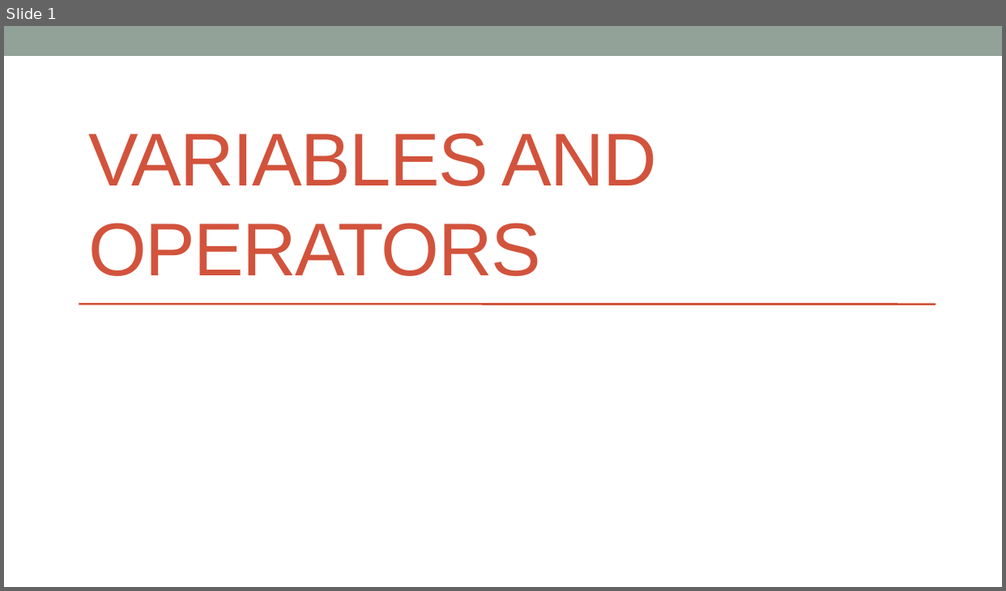
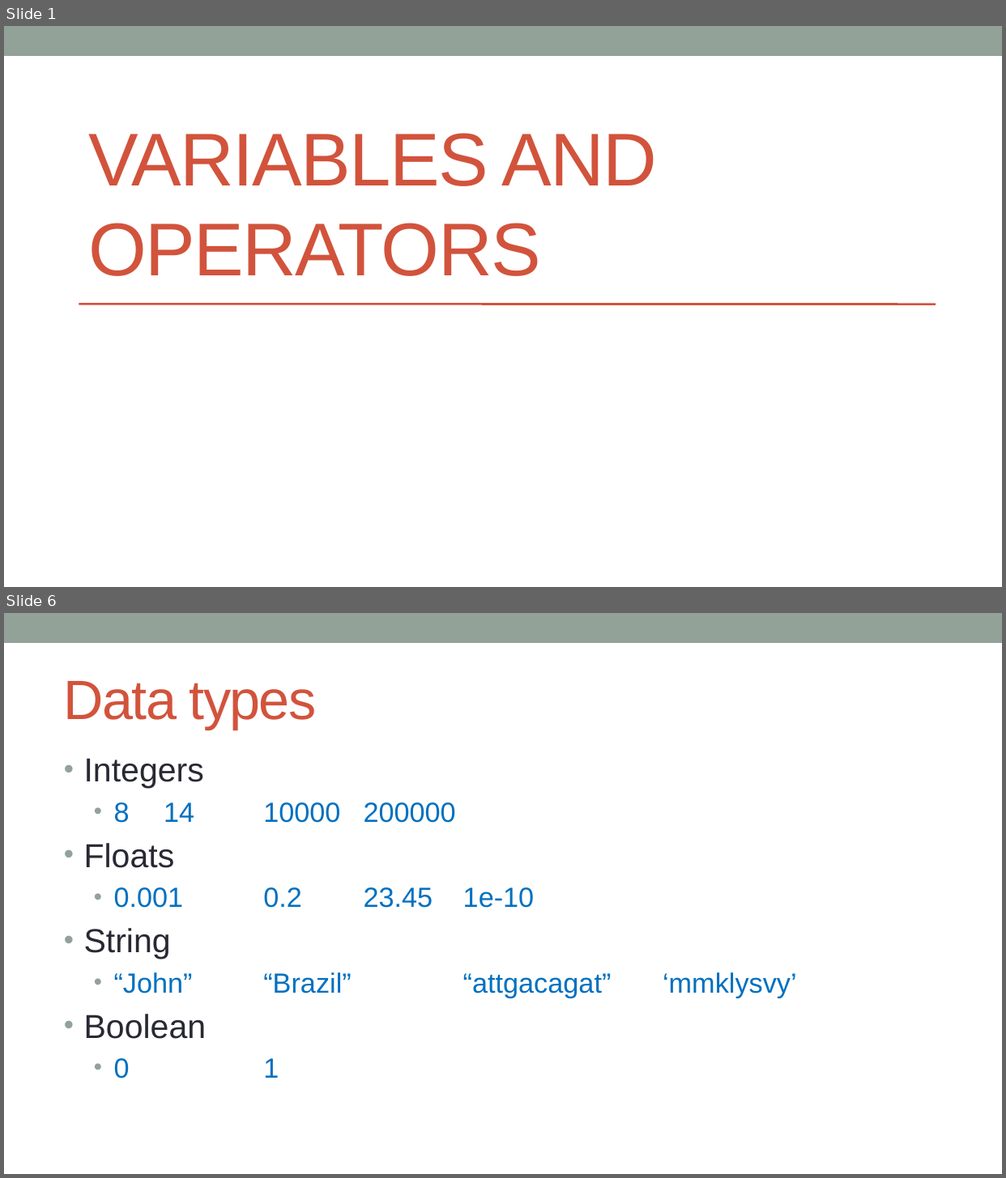
Before and after one commit to kanhu-pcr-code/bioinfo-PERL-course, a slide deck: PPTs/Variables and operators.pptx. Shown one above the other, each under a label of ours: slide 1 before the commit, slides 1 and 6 after it; the slides between them are not shown. The pictures are 1006x591 and 1006x1178 pixels, drawn with LibreOffice and Linux fonts; fonts in the diff are those of the drawing. Boxes give left, top, right and bottom in pixels: in the first picture for what was removed or moved away, otherwise in the second. Text is boxed around its words. In the diff, an @@ line names an element or a change of style, - is before the commit and + after.

```diff
--- a/PPTs/Variables and operators.pptx
+++ b/PPTs/Variables and operators.pptx
@@ slide 6 added at (4,613,1002,1174), background #FFFFFF; not listed: 1 template element that a slide beside it also shows @@
@@ title added at (64,681,317,729), 40 pt, text #D2533C @@
+Data types
@@ text added at (84,758,535,1079), 20 pt, text #0070C0 @@
+• Integers
+  • 8 14 10000 200000
+• Floats
+  • 0.001 0.2 23.45 1e-10
+• String
+  • “John” “Brazil” “attgacagat” ‘mmklysvy’
+• Boolean
+  • 0 1
```
Also in this commit, not shown: 1 slide changed, 6 other slides added, 8 other files.
